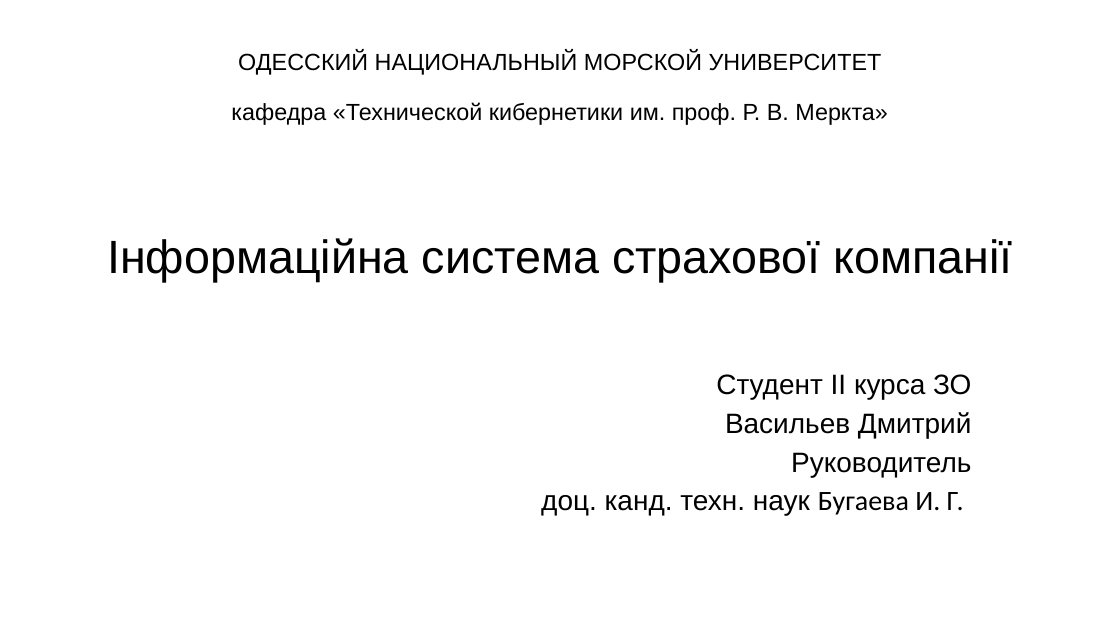
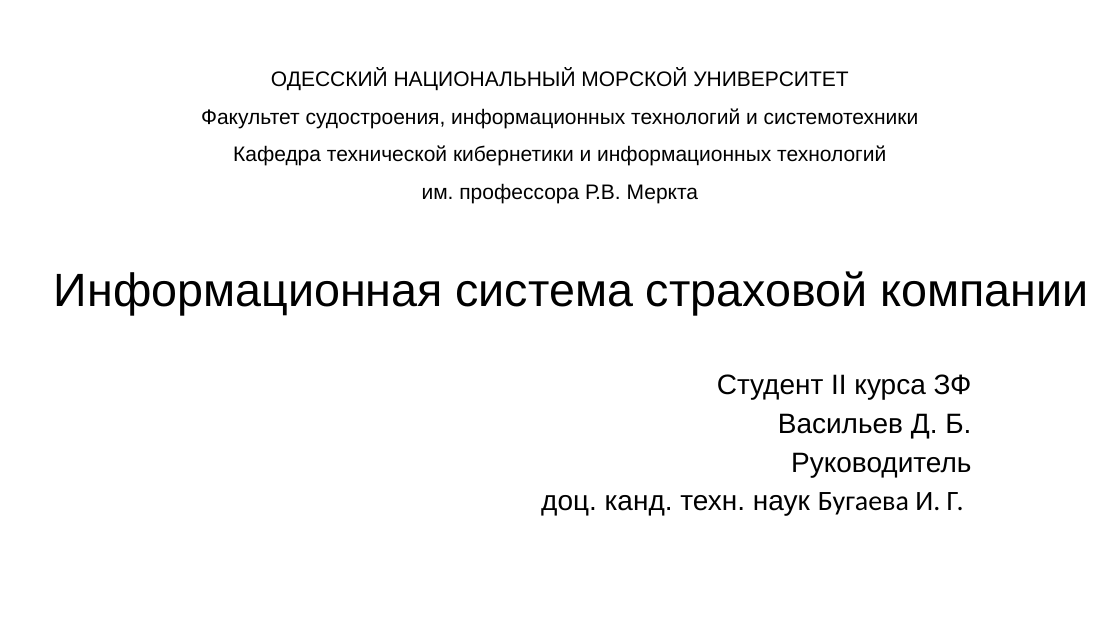
Before and after one commit to Dmitry-Vasilyev/magistr, a slide deck: slide 1 of doc/презентация/Васильев - презентация.pptx. Drawn at 1120x630 pixels with LibreOffice and Linux fonts; fonts in the diff are those of the drawing. Boxes give left, top, right and bottom in pixels: in the first picture for what was removed or moved away, otherwise in the second. Text is boxed around its words. In the diff, an @@ line names an element or a change of style, - is before the commit and + after.

```diff
--- a/doc/презентация/Васильев - презентация.pptx
+++ b/doc/презентация/Васильев - презентация.pptx
@@ title at bbox=[201, 69, 919, 204]: text changed; size 20 to 18 pt @@
-ОДЕССКИЙ НАЦИОНАЛЬНЫЙ МОРСКОЙ УНИВЕРСИТЕТ
-кафедра «Технической кибернетики им. проф. Р. В. Меркта»
+ОДЕССКИЙ НАЦИОНАЛЬНЫЙ МОРСКОЙ УНИВЕРСИТЕТ
+Факультет судостроения, информационных технологий и системотехники
+Кафедра технической кибернетики и информационных технологий
+им. профессора Р.В. Меркта
@@ text at bbox=[54, 271, 1088, 315]: text changed @@
-Інформаційна система страхової компанії
+Информационная система страховой компании
@@ subtitle at bbox=[717, 374, 972, 438]: text changed @@
-Студент II курса ЗО
-Васильев Дмитрий
+Студент II курса ЗФ
+Васильев Д. Б.
```
Also in this commit, not shown: 3 other slides changed, 6 slides added, 2 slides removed, 8 other files.
